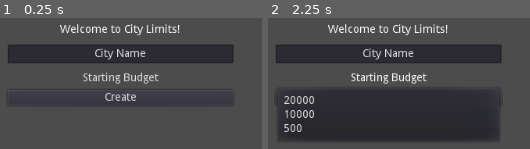
Above: before the commit, frames 1-2 (left to right).
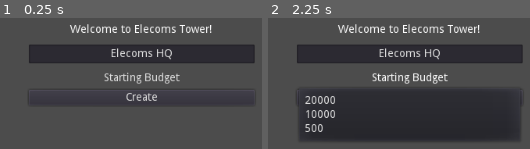
Above: after the commit, the same moments.

Repository: tonytins/skyscraperrising
Game: Godot game, scene res://src/titlescreen.tscn
Two runs of this game, one before a commit and one after it. Both use one fixed random seed, a clock stepped at 60 frames per second and the inputs below.
Inputs:
- Up to frame 1 (0.25 s): no input
- Up to frame 2 (2.25 s): click "Starting Budget" at 0.5 s; click "Create" at 1.25 s; click "Starting Budget" at 2 s

The runs differ from the first frame. In frame 1, 7.3% of the frame differs, in the area x 3-98%, y 4-64%; in frame 2, 13%, in the area x 3-98%, y 4-94%.

Commit message:
Use generic interface names
- Default tower name is "Elecoms HQ"

Diff:
--- a/project/src/gui.gd
+++ b/project/src/gui.gd
@@ -3,10 +3,10 @@
 
 func _ready():
 	$WelcomeDlg.show()
-	$GPanel/TwrMenus/TwrNameLbl.text = TowerData.tower_name
+	$GPanel/GameMenus/NameLbl.text = TowerData.tower_name
 
 func _process(delta):
-	# $GPanel/TwrMenus/MoneyLbl.text = str(TowerData.budget)
+	# $GPanel/GameStatus/MoneyLbl.text = str(TowerData.budget)
 	pass
 
 func _on_WelcomeDlg_confirmed():
--- a/project/src/gui.tscn
+++ b/project/src/gui.tscn
@@ -17,7 +17,7 @@
 "_edit_use_anchors_": false
 }
 
-[node name="TwrMenus" type="HBoxContainer" parent="GPanel"]
+[node name="GameMenus" type="HBoxContainer" parent="GPanel"]
 anchor_top = 0.5
 anchor_bottom = 0.5
 margin_left = 3.0
@@ -28,20 +28,26 @@
 "_edit_use_anchors_": false
 }
 
-[node name="TwrNameLbl" type="Label" parent="GPanel/TwrMenus"]
+[node name="NameLbl" type="Label" parent="GPanel/GameMenus"]
 margin_top = 3.0
 margin_right = 80.0
 margin_bottom = 17.0
 text = "Tower Name"
 
-[node name="GameSpeed" type="MenuButton" parent="GPanel/TwrMenus"]
+[node name="GameSpeed" type="MenuButton" parent="GPanel/GameMenus"]
 margin_left = 84.0
 margin_right = 177.0
 margin_bottom = 20.0
 text = "Game Speed"
 items = [ "Slow", null, 0, false, false, 0, 0, null, "", false, "Medium", null, 0, false, false, 1, 0, null, "", false, "Fast", null, 0, false, false, 2, 0, null, "", false ]
 
-[node name="TwrStatus" type="HBoxContainer" parent="GPanel"]
+[node name="Disasters" type="MenuButton" parent="GPanel/GameMenus"]
+margin_left = 181.0
+margin_right = 253.0
+margin_bottom = 20.0
+text = "Disasters"
+
+[node name="GameStatus" type="HBoxContainer" parent="GPanel"]
 anchor_left = 1.0
 anchor_top = 0.5
 anchor_right = 1.0
@@ -55,14 +61,14 @@
 "_edit_use_anchors_": false
 }
 
-[node name="CurrencyLbl" type="Label" parent="GPanel/TwrStatus"]
+[node name="CurrencyLbl" type="Label" parent="GPanel/GameStatus"]
 margin_left = 251.0
 margin_top = 3.0
 margin_right = 259.0
 margin_bottom = 17.0
 text = "$"
 
-[node name="MoneyLbl" type="Label" parent="GPanel/TwrStatus"]
+[node name="MoneyLbl" type="Label" parent="GPanel/GameStatus"]
 margin_left = 263.0
 margin_top = 3.0
 margin_right = 272.0
@@ -94,9 +100,9 @@
 [node name="WelcomeLbl" type="RichTextLabel" parent="WelcomeDlg"]
 anchor_left = 0.5
 anchor_right = 0.5
-margin_left = -125.5
-margin_top = 5.0
-margin_right = 129.5
+margin_left = -123.5
+margin_top = 8.0
+margin_right = 123.5
 margin_bottom = 102.0
 text = "Elecoms Corp. has invited you to build their next regional HQ. You've been given creative liberty over the design as long you assign an office to them."
 __meta__ = {
--- a/project/src/titlescreen.tscn
+++ b/project/src/titlescreen.tscn
@@ -11,28 +11,28 @@
 }
 
 [node name="Label" type="Label" parent="."]
-margin_left = 312.0
+margin_left = 339.0
 margin_top = 235.0
-margin_right = 601.0
+margin_right = 628.0
 margin_bottom = 249.0
-text = "Welcome to City Limits!"
+text = "Welcome to Elecoms Tower!"
 align = 1
 
 [node name="TwrNameEdit" type="LineEdit" parent="."]
-margin_left = 312.0
+margin_left = 339.0
 margin_top = 261.0
-margin_right = 601.0
+margin_right = 628.0
 margin_bottom = 285.0
-text = "City Name"
+text = "Elecoms HQ"
 align = 1
 __meta__ = {
 "_edit_use_anchors_": false
 }
 
 [node name="BudgetMenu" type="MenuButton" parent="."]
-margin_left = 312.0
+margin_left = 339.0
 margin_top = 294.0
-margin_right = 601.0
+margin_right = 628.0
 margin_bottom = 314.0
 text = "Starting Budget"
 items = [ "20000", null, 0, false, false, 0, 0, null, "", false, "10000", null, 0, false, false, 1, 0, null, "", false, "500", null, 0, false, false, 2, 0, null, "", false ]
@@ -41,9 +41,12 @@
 }
 
 [node name="CreateBtn" type="Button" parent="."]
-margin_left = 312.0
+margin_left = 339.0
 margin_top = 319.0
-margin_right = 601.0
+margin_right = 628.0
 margin_bottom = 339.0
 text = "Create"
+__meta__ = {
+"_edit_use_anchors_": false
+}
 [connection signal="pressed" from="CreateBtn" to="." method="_on_CreateBtn_pressed"]
